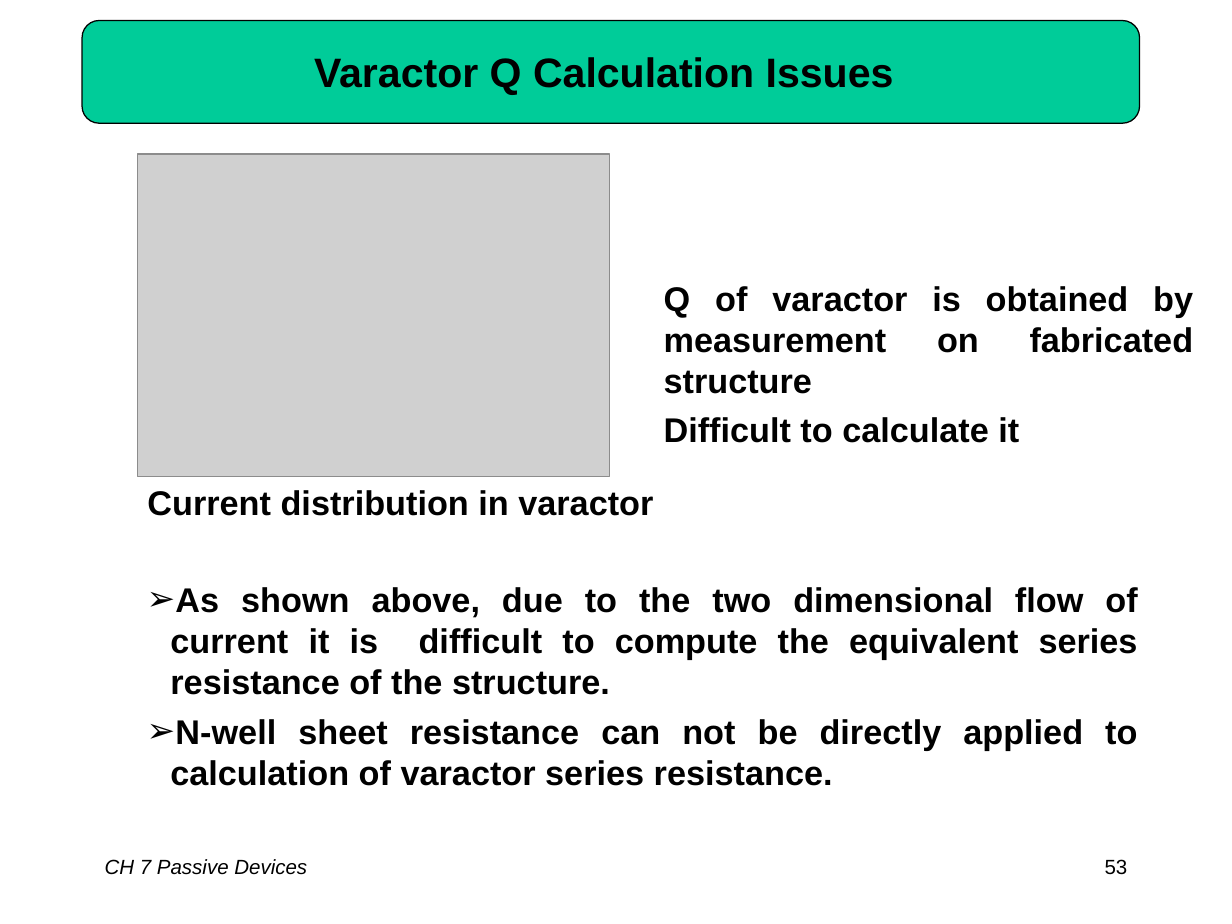
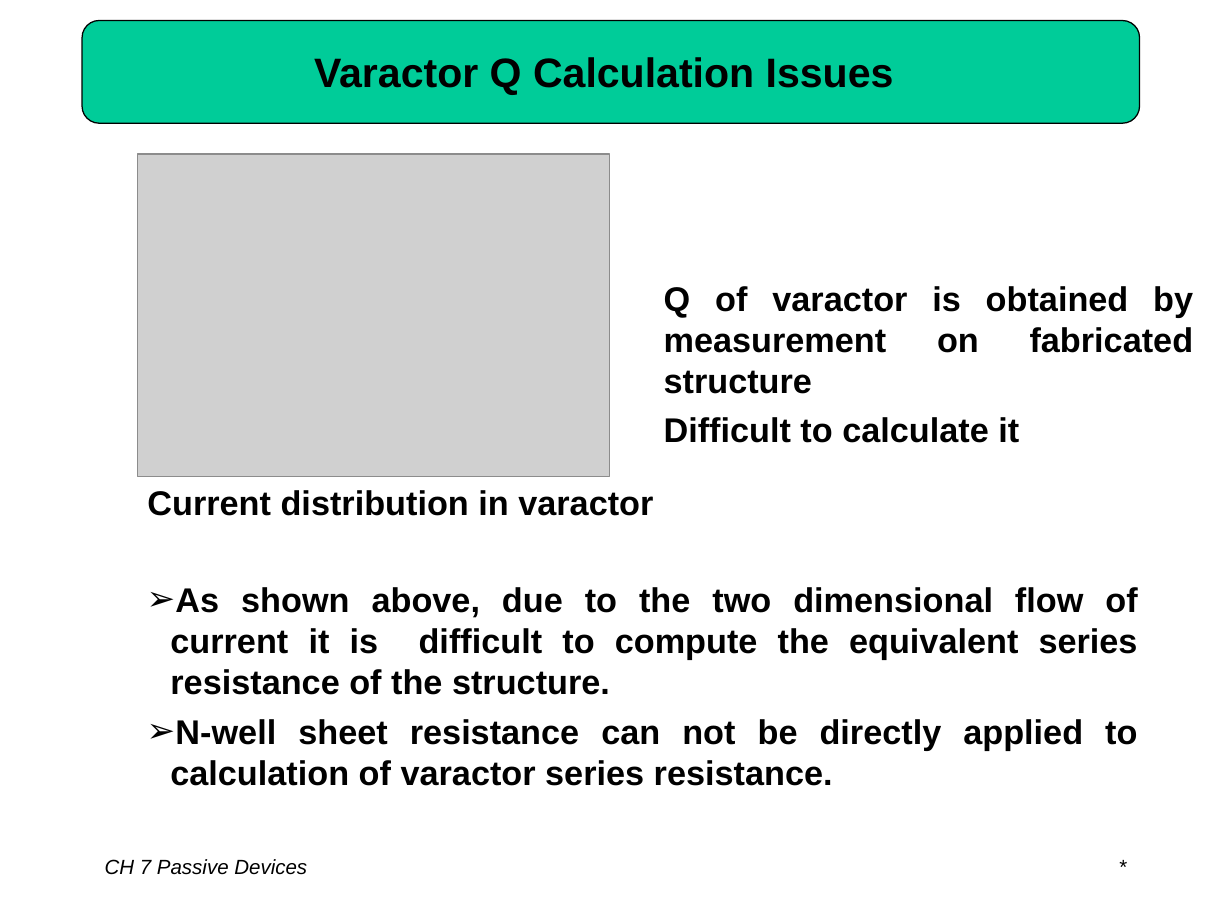
Before and after one commit to LukeLIN-web/curriculum_design, a slide deck: slide 26 of cmos射频电路/chapter 7 Passive Devices.ppt (slide 53 before the commit). Drawn at 1232x924 pixels with LibreOffice and Linux fonts; fonts in the diff are those of the drawing; grey boxes stand for pictures. Boxes give left, top, right and bottom in pixels: in the first picture for what was removed or moved away, otherwise in the second. Text is boxed around its words. In the diff, an @@ line names an element or a change of style, - is before the commit and + after.

```diff
--- a/cmos射频电路/chapter 7 Passive Devices.ppt
+++ b/cmos射频电路/chapter 7 Passive Devices.ppt
@@ text added at (x1=883, y1=848, x2=1140, y2=888), 12 pt, text #000000 @@
+*
@@ page number removed at (x1=1105, y1=859, x2=1128, y2=875) @@
-53
```
Also in this commit, not shown: 41 other slides changed, 30 slides removed, 2 other files.
